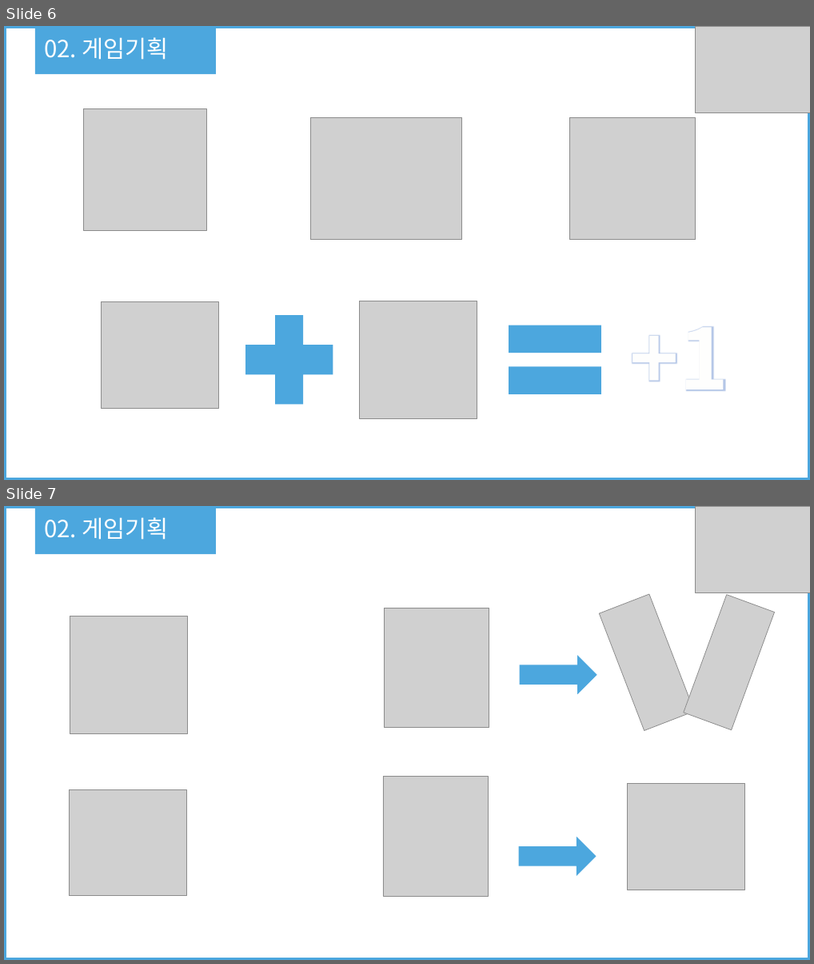
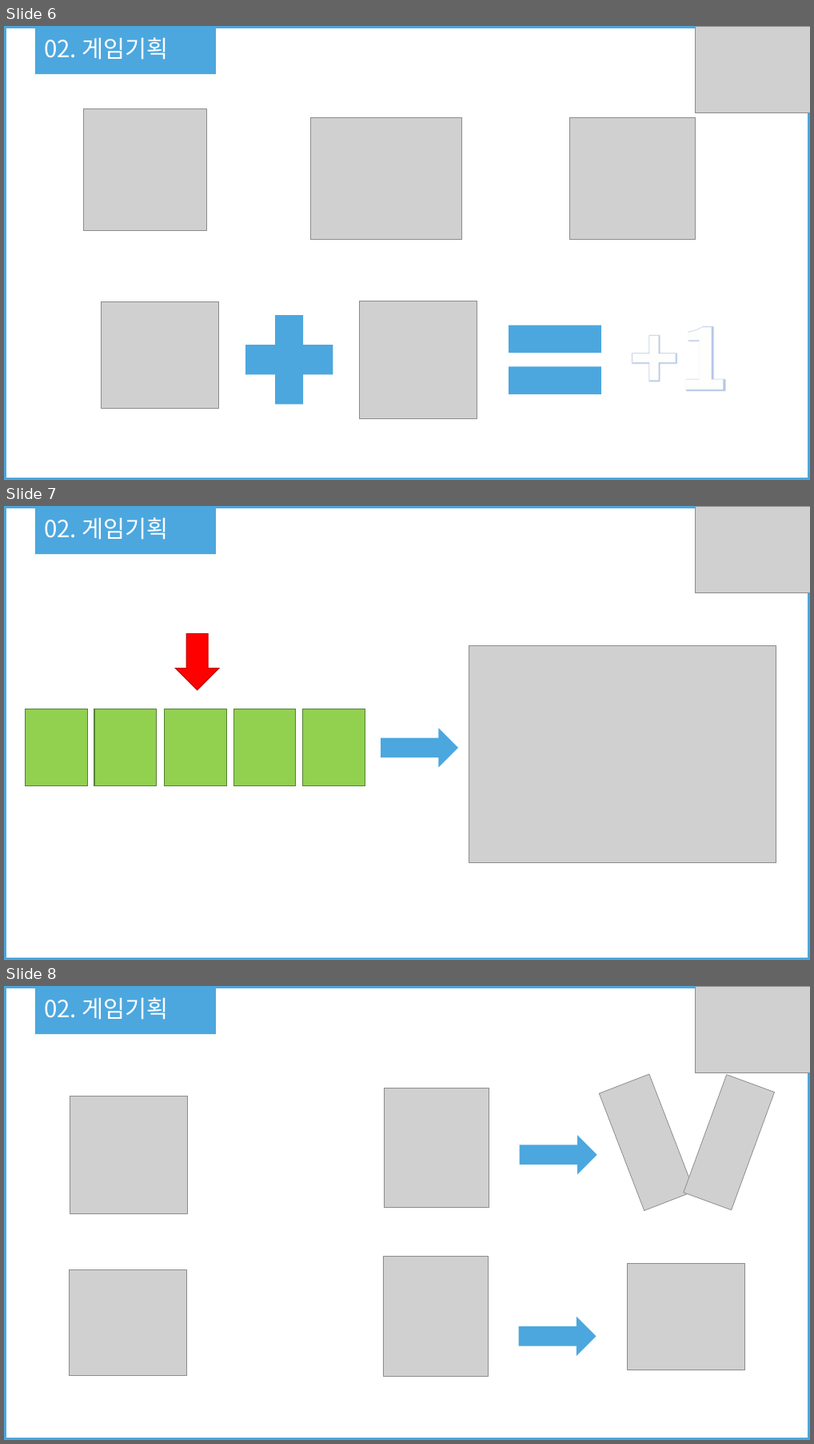
Before and after one commit to hjl88588/CreativeEngineeringDesign-7-, a slide deck: 최종과제/최종발표_ppt.pptx. Shown one above the other, each under a label of ours: slides 6 and 7 before the commit, slides 6, 7 and 8 after it. The pictures are 814x964 and 814x1444 pixels, drawn with LibreOffice and Linux fonts; fonts in the diff are those of the drawing; grey boxes stand for pictures. Boxes give left, top, right and bottom in pixels: in the first picture for what was removed or moved away, otherwise in the second. Text is boxed around its words. In the diff, an @@ line names an element or a change of style, - is before the commit and + after.

```diff
--- a/최종과제/최종발표_ppt.pptx
+++ b/최종과제/최종발표_ppt.pptx
@@ slide 7 added at <box>4,506,810,960</box>, background #FFFFFF @@
@@ rectangle added at <box>4,506,810,960</box>, outline #4CA7DE 6 pt @@
@@ rectangle added at <box>35,506,216,554</box>, fill #4CA7DE @@
@@ text added at <box>44,517,169,540</box>, 28 pt, text #FFFFFF @@
+02. 게임기획
@@ picture added at <box>696,506,810,593</box> @@
@@ down arrow added at <box>176,634,219,690</box>, fill #FF0000, outline #C00000 1 pt @@
@@ picture added at <box>470,645,777,862</box> @@
@@ rectangle added at <box>25,709,87,786</box>, fill #92D050, outline #548235 1 pt @@
@@ rectangle added at <box>94,709,157,786</box>, fill #92D050, outline #548235 1 pt @@
@@ rectangle added at <box>165,709,227,786</box>, fill #92D050, outline #548235 1 pt @@
@@ rectangle added at <box>234,709,296,786</box>, fill #92D050, outline #548235 1 pt @@
@@ rectangle added at <box>303,709,365,786</box>, fill #92D050, outline #548235 1 pt @@
@@ right arrow added at <box>381,728,458,768</box>, fill #4CA7DE @@
@@ what was slide 7 is now slide 8 @@
```
Also in this commit, not shown: 1 slide changed.
